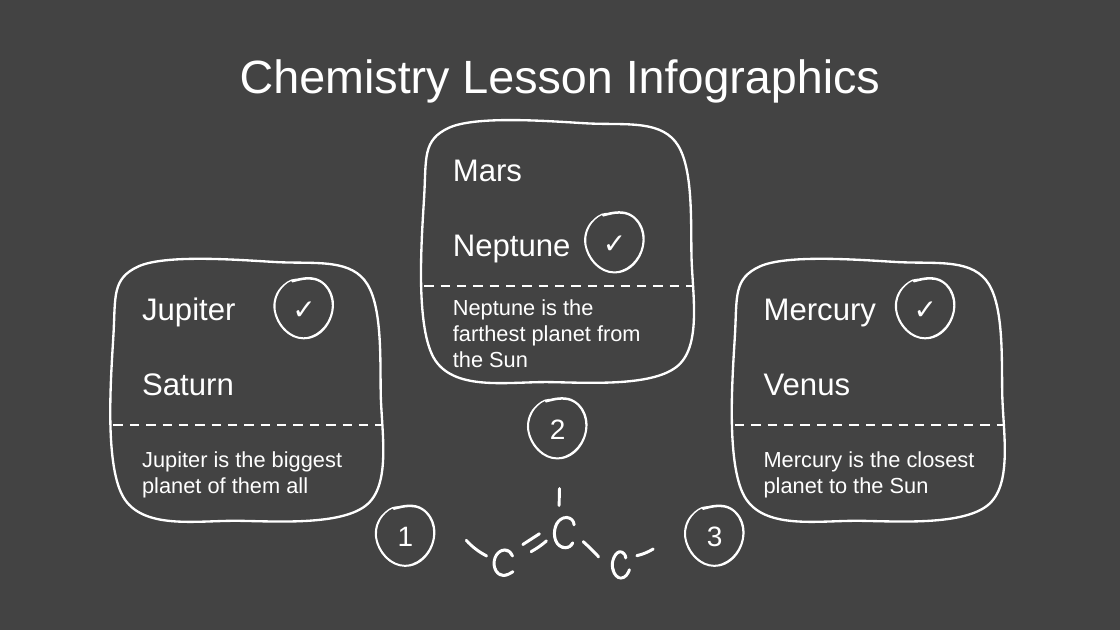
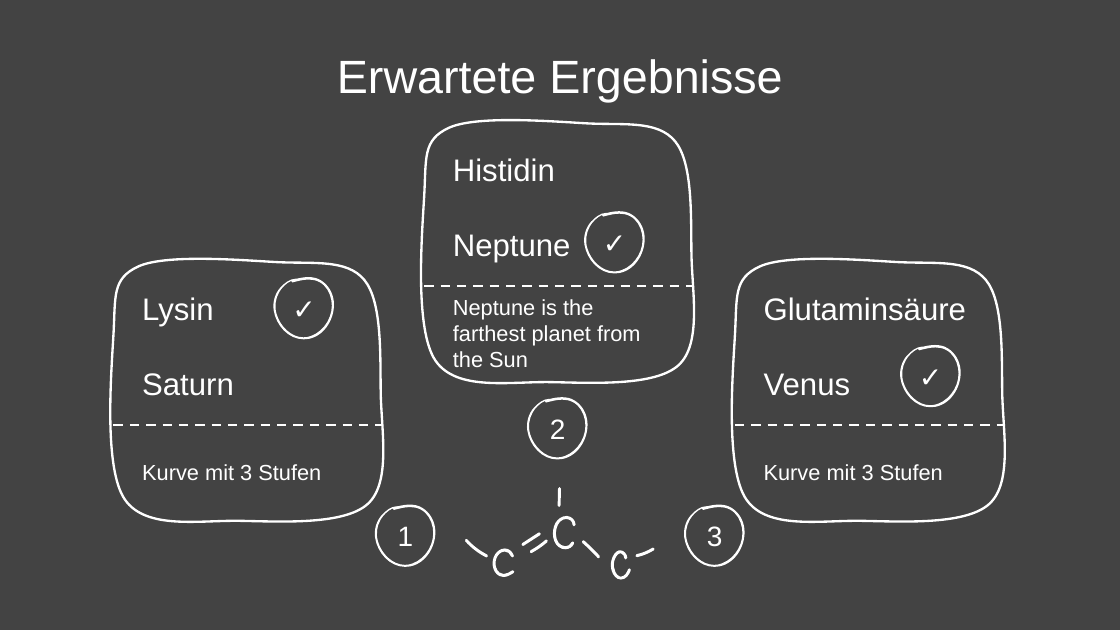
Before and after one commit to TimerErTim/bioinf.bio, a slide deck: slide 33 of sem-3_titration/presentation/BCH3_WS2025_GlycinTitration_ExecutionPlan.pptx (slide 28 before the commit). Drawn at 1120x630 pixels with LibreOffice and Linux fonts; fonts in the diff are those of the drawing. Boxes give left, top, right and bottom in pixels: in the first picture for what was removed or moved away, otherwise in the second. Text is boxed around its words. In the diff, an @@ line names an element or a change of style, - is before the commit and + after.

Commit message:
feat(titration): finish PP (+ add 3 stufen titration)

```diff
--- a/sem-3_titration/presentation/BCH3_WS2025_GlycinTitration_ExecutionPlan.pptx
+++ b/sem-3_titration/presentation/BCH3_WS2025_GlycinTitration_ExecutionPlan.pptx
@@ title at (337, 59, 782, 103): text changed @@
-Chemistry Lesson Infographics
+Erwartete Ergebnisse
@@ text at (453, 158, 555, 182): text changed @@
-Mars
+Histidin
@@ text at (142, 297, 214, 327): text changed @@
-Jupiter
+Lysin
@@ text at (764, 297, 966, 321): text changed @@
-Mercury
+Glutaminsäure
@@ freeform shape "✓": place and size @@
-freeform shape "✓" at (894, 277, 956, 339)
+freeform shape "✓" at (899, 345, 962, 408)
@@ text at (142, 464, 321, 480): text changed @@
-Jupiter is the biggest planet of them all
+Kurve mit 3 Stufen
@@ text at (764, 464, 943, 480): text changed @@
-Mercury is the closest planet to the Sun
+Kurve mit 3 Stufen
```
Also in this commit, not shown: 4 other slides changed, 6 slides added, 1 slide removed, 3 other files.
